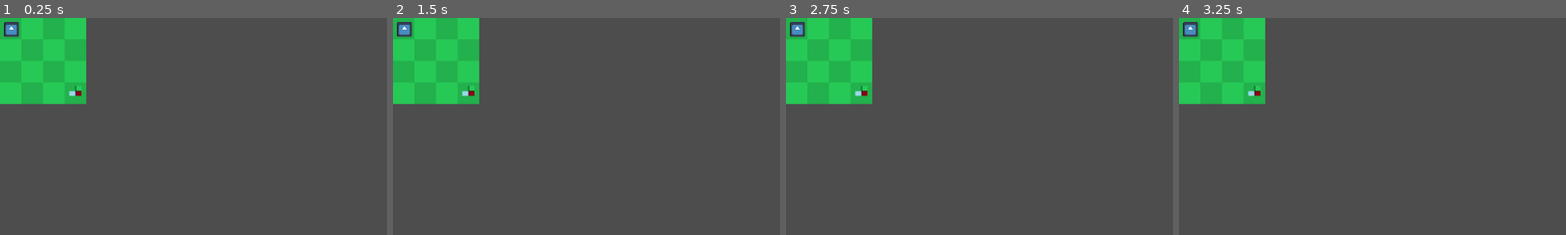
Above: before the commit, frames 1-4 (left to right).
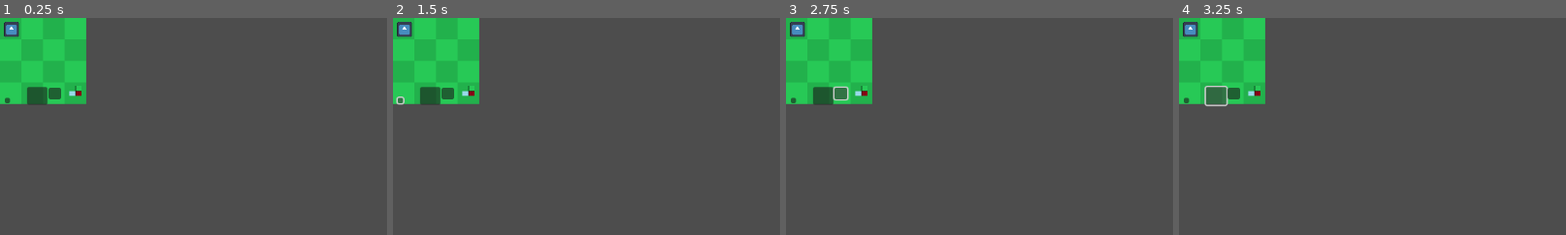
Above: after the commit, the same moments.

Repository: rjstebner/veggiecom
Game: Godot game, scene res://test_branch.tscn
Same seed, same stepped clock (60 frames per second), same inputs: the game is played once before the commit and once after it. The engine's default icon, where the game draws it, is replaced by a stand-in: a white triangle on a blue panel in a dark square.
Inputs (mouse positions are % of the whole screen's width and height, from its top left):
- Up to frame 1 (0.25 s): no input
- Up to frame 2 (1.5 s): click (5, 18) at 0.52 s; click (1, 19) at 1.27 s
- Up to frame 3 (2.75 s): click (7, 17) at 2.02 s
- Up to frame 4 (3.25 s): click (5, 18) at 2.77 s
The pictures show only the part of the screen within x 0-50%, y 0-50%; the shares and areas given below are measured in that part.

The runs differ from the first frame. In frame 1, 0.6% of the frame differs, in the area x 1-16%, y 31-40%; in frame 2, 0.7%; in frame 3, 0.7%; in frame 4, 0.8%, in the area x 1-16%, y 31-41%.
Error after the commit: Invalid access to property or key 'name' on a base object of type 'null instance'. (res://Abilities/Ability.gd:77)

Commit message:
buttons working for activating skills

Diff:
--- a/test_branch.gd
+++ b/test_branch.gd
@@ -6,40 +6,49 @@
 var move = ResourceLoader.load("res://Abilities/BasicAbilities/move.tres")
 
 func _ready():
-    # Ensure the resource is loaded correctly
-
+    # Ensure the resources are loaded correctly
     if move:
         print("Move resource loaded")
-        var target1 = $User
-        var tilemap = Vector2(0, 0)
-
-        if move.has_method("execute"):
-            move.execute(target1, null, tilemap)
-            print("Ability executed")
     else:
         print("Failed to load move resource")
 
-
     if recover:
-        var target1 = $User
-
-        recover.execute(target1, null, null)
-        print("Ability executed")
+        print("Recover resource loaded")
     else:
         print("Failed to load recover resource")
 
     if light_attack:
-        var target1 = $User
-        var target2 = $Target
-
-        # Add custom properties to the target1 and target2 for testing
-        target1.name = "Hero"
-        target2.name = "Enemy"
-        target2.is_enemy = true
-
-        # Execute the ability
-        light_attack.execute(target1, target2, null)
-
-        print("Ability executed")
+        print("Light attack resource loaded")
     else:
         print("Failed to load light attack resource")
+
+    # Connect button signals to functions
+    $Control/zeroBTN.connect("pressed", Callable(self, "_on_zeroBTN_pressed"))
+    $Control/oneBTN.connect("pressed", Callable(self, "_on_oneBTN_pressed"))
+    $Control/twoBTN.connect("pressed", Callable(self, "_on_twoBTN_pressed"))
+
+func _on_zeroBTN_pressed():
+    var target1 = $User
+    var tilemap = Vector2(0, 0)
+    if move.has_method("execute"):
+        move.execute(target1, null, tilemap)
+        print("Move ability executed")
+
+func _on_oneBTN_pressed():
+    var target1 = $User
+    if recover.has_method("execute"):
+        recover.execute(target1, null, null)
+        print("Recover ability executed")
+
+func _on_twoBTN_pressed():
+    var target1 = $User
+    var target2 = $Target
+
+    # Add custom properties to the target1 and target2 for testing
+    target1.name = "Hero"
+    target2.name = "Enemy"
+    target2.is_enemy = true
+
+    if light_attack.has_method("execute"):
+        light_attack.execute(target1, target2, null)
+        print("Light attack ability executed")
--- a/test_branch.tscn
+++ b/test_branch.tscn
@@ -35,3 +35,41 @@
 scale = Vector2(0.15, 0.125)
 texture = ExtResource("1_2m2lv")
 script = ExtResource("4_hr0hx")
+
+[node name="Control" type="Control" parent="."]
+layout_mode = 3
+anchors_preset = 0
+offset_right = 40.0
+offset_bottom = 40.0
+
+[node name="zeroBTN" type="Button" parent="Control"]
+layout_mode = 1
+anchors_preset = -1
+anchor_left = 0.914
+anchor_top = 2.594
+anchor_right = 1.479
+anchor_bottom = 3.05
+offset_left = 3.44
+offset_top = -0.760002
+offset_right = 11.44
+offset_bottom = 7.23998
+
+[node name="oneBTN" type="Button" parent="Control"]
+layout_mode = 1
+anchors_preset = -1
+anchor_left = 0.175
+anchor_top = 2.975
+anchor_right = 0.375
+anchor_bottom = 3.175
+
+[node name="twoBTN" type="Button" parent="Control"]
+layout_mode = 1
+anchors_preset = -1
+anchor_left = 1.732
+anchor_top = 2.52
+anchor_right = 2.386
+anchor_bottom = 3.158
+offset_left = 2.71999
+offset_top = 3.19999
+offset_right = -4.44
+offset_bottom = -5.32001
